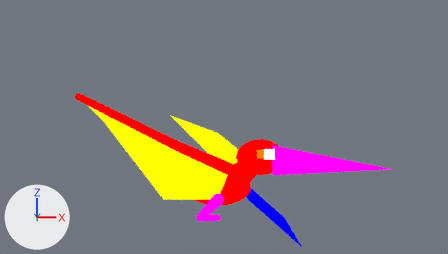
The Blender file assets-source/blender/motion/pteranodon-stomp.blend, before and after one commit.
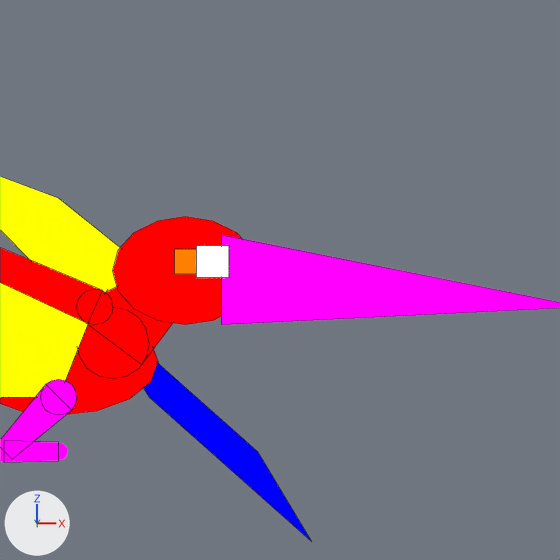
Each version appears first from the file's camera 'DinoTycoon_Motion_pteranodon_stomp_sample_Camera', and next in a close-up on the part from 44% to 86% of the width and 26% to 100% of the height. Lighting does not change. The marker at lower left points along +X, +Y and +Z. The last two pictures show the newer version. Both versions are drawn at full value of the shape key 'stomp_04' of 'DinoTycoon_Motion_pteranodon_stomp_far_wing'; the numbers are the values there. The close-ups show mesh edges as thin lines.

Names of what the first close-up shows: 'DinoTycoon_Motion_pteranodon_stomp_beak', 'DinoTycoon_Motion_pteranodon_stomp_body', 'DinoTycoon_Motion_pteranodon_stomp_crest', 'DinoTycoon_Motion_pteranodon_stomp_far_wing', 'DinoTycoon_Motion_pteranodon_stomp_feet_0', 'DinoTycoon_Motion_pteranodon_stomp_feet_joint_0', 'DinoTycoon_Motion_pteranodon_stomp_head', 'DinoTycoon_Motion_pteranodon_stomp_near_membrane', 'DinoTycoon_Motion_pteranodon_stomp_neck_0', 'DinoTycoon_Motion_pteranodon_stomp_neck_joint_0', 'DinoTycoon_Motion_pteranodon_stomp_wing_fingers_0', 'DinoTycoon_Motion_pteranodon_stomp_wing_fingers_joint_0' and 5 more.
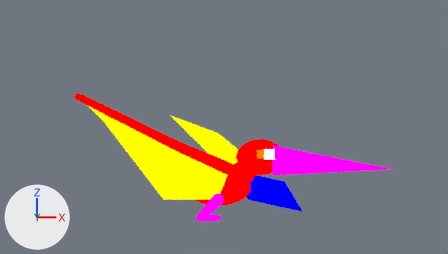
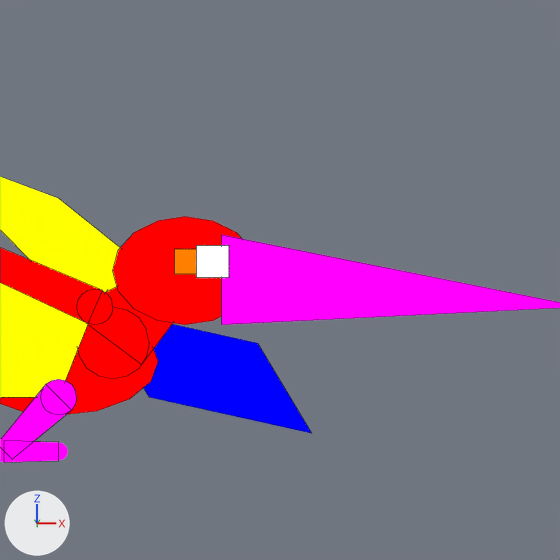
Boxes [x1, y1, x2, y2] around the edits, measured in the close-ups (560 x 560 px):
'DinoTycoon_Motion_pteranodon_stomp_far_wing', reshaped: before [144, 363, 312, 542]; after [144, 324, 311, 433]

What the commit changed:
me_dinotycoon_motion_pteranodon_stomp_sample_far_wing is used by ob_dinotycoon_motion_pteranodon_stomp_far_wing; location (0.0, 0.0, 0.0).
Before the commit, vertices of me_dinotycoon_motion_pteranodon_stomp_sample_far_wing: 1 (47.0, 3.0, 6.0) at pixel (257, 451), 2 (50.0, 3.0, 1.0) at pixel (311, 541), 5 (47.0, 5.0, 6.0) at pixel (257, 451), 6 (50.0, 5.0, 1.0) at pixel (311, 541).
me_dinotycoon_motion_pteranodon_stomp_sample_far_wing had 8 vertices, 6 faces and spanned x 38.0..50.0, y 3.0..5.0, z 1.0..14.0.
me_dinotycoon_motion_pteranodon_stomp_sample_far_wing now has 8 vertices, 6 faces and spans x 38.0..50.0, y 3.0..5.0, z 7.0..14.0.
Part 1, on me_dinotycoon_motion_pteranodon_stomp_sample_far_wing:
Vertices 1, 2, 5, 6 of me_dinotycoon_motion_pteranodon_stomp_sample_far_wing move by (0.0, 0.0, 6.0).
